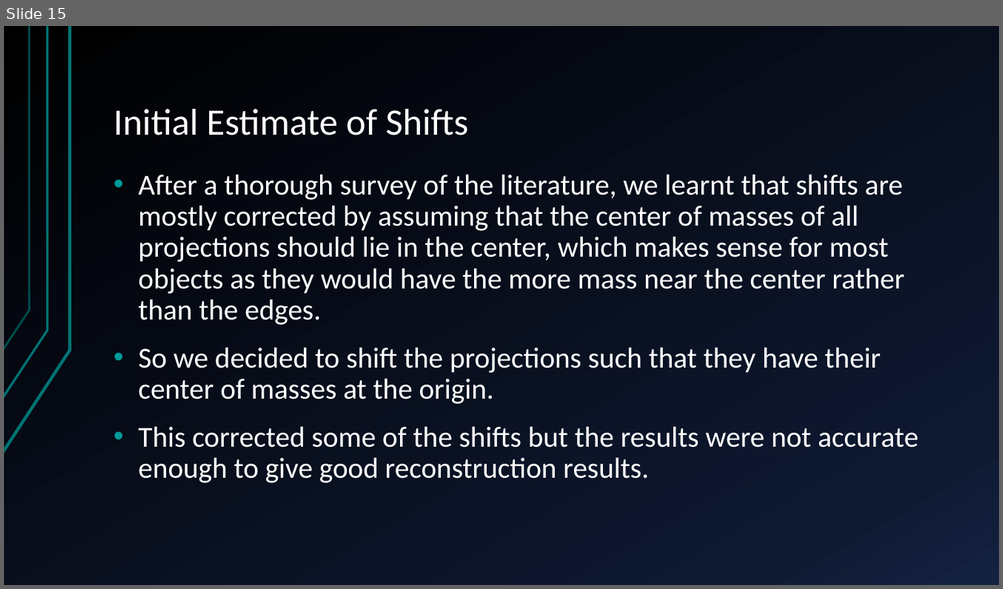
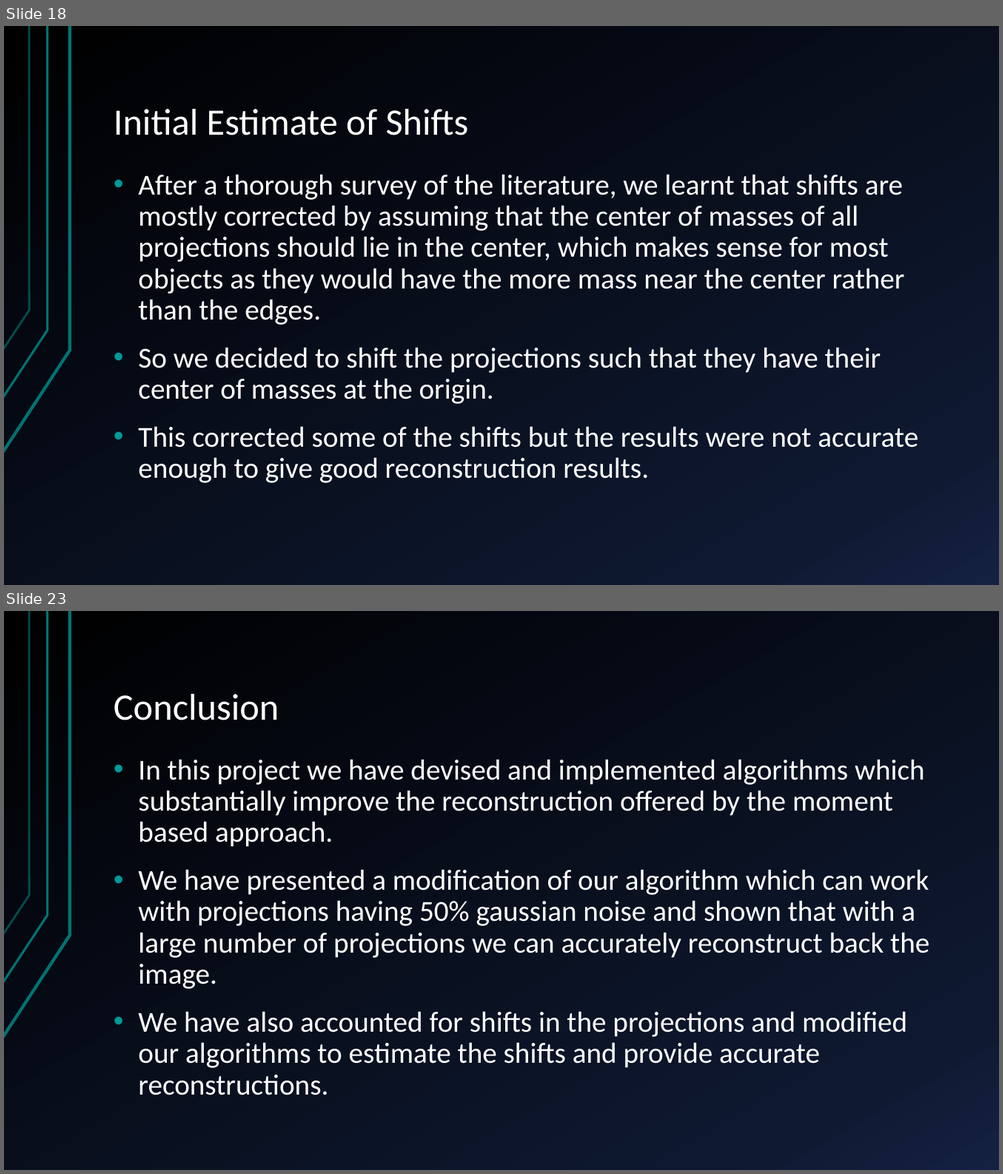
Before and after one commit to arunabh98/Noise-and-Outlier-Resistant-Tomographic-Reconstruction-under-Unknown-Viewing-Parameters, a slide deck: results/RnD Presentation.pptx. Shown one above the other, each under a label of ours: slide 15 before the commit, slides 18 and 23 after it; the slides between them are not shown. The pictures are 1003x589 and 1003x1174 pixels, drawn with LibreOffice and Linux fonts; fonts in the diff are those of the drawing. Boxes give left, top, right and bottom in pixels: in the first picture for what was removed or moved away, otherwise in the second. Text is boxed around its words. In the diff, an @@ line names an element or a change of style, - is before the commit and + after.

```diff
--- a/results/RnD Presentation.pptx
+++ b/results/RnD Presentation.pptx
@@ slide 23 added at (4, 611, 999, 1170), background gradient #000000 to #0F1931 to #142242; not listed: 3 template elements that a slide beside it also shows @@
@@ title added at (114, 694, 279, 721), 36 pt, text #FFFFFF @@
+Conclusion
@@ text added at (138, 759, 929, 1096), 28 pt, text #FFFFFF @@
+• In this project we have devised and implemented algorithms which substantially improve the reconstruction offered by the moment based approach.
+• We have presented a modification of our algorithm which can work with projections having 50% gaussian noise and shown that with a large number of projections we can accurately reconstruct back the image.
+• We have also accounted for shifts in the projections and modified our algorithms to estimate the shifts and provide accurate reconstructions.
@@ what was slide 15 is now slide 18 @@
```
Also in this commit, not shown: 9 slides changed, 8 other slides added, 1 slide removed, 11 other files.
